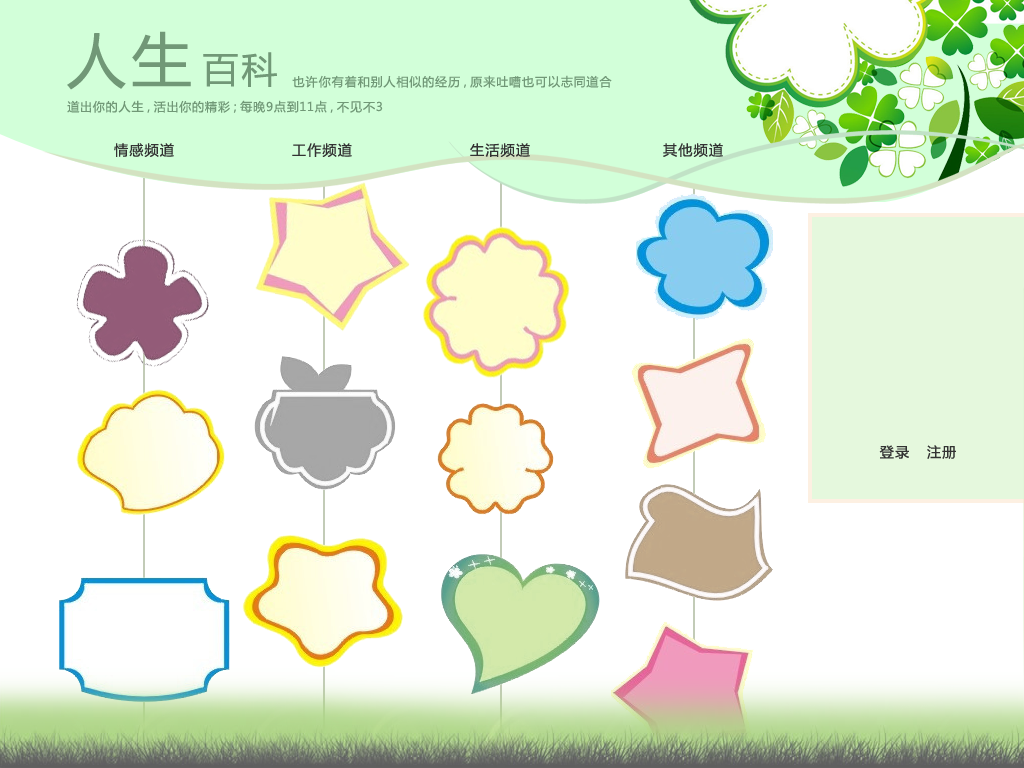
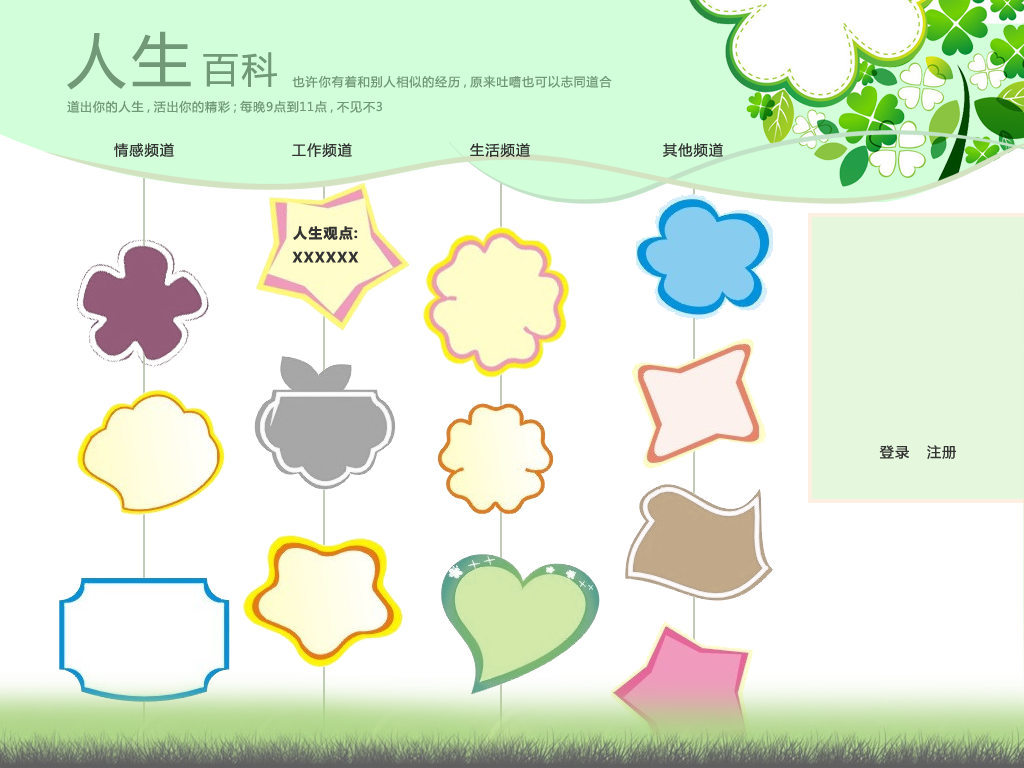
Layered file, before and after one edit (1024 x 768). Changes by layer:
added layer "人生观点: XXXXXX" above "其他频道" over bbox(292, 226, 359, 263)
